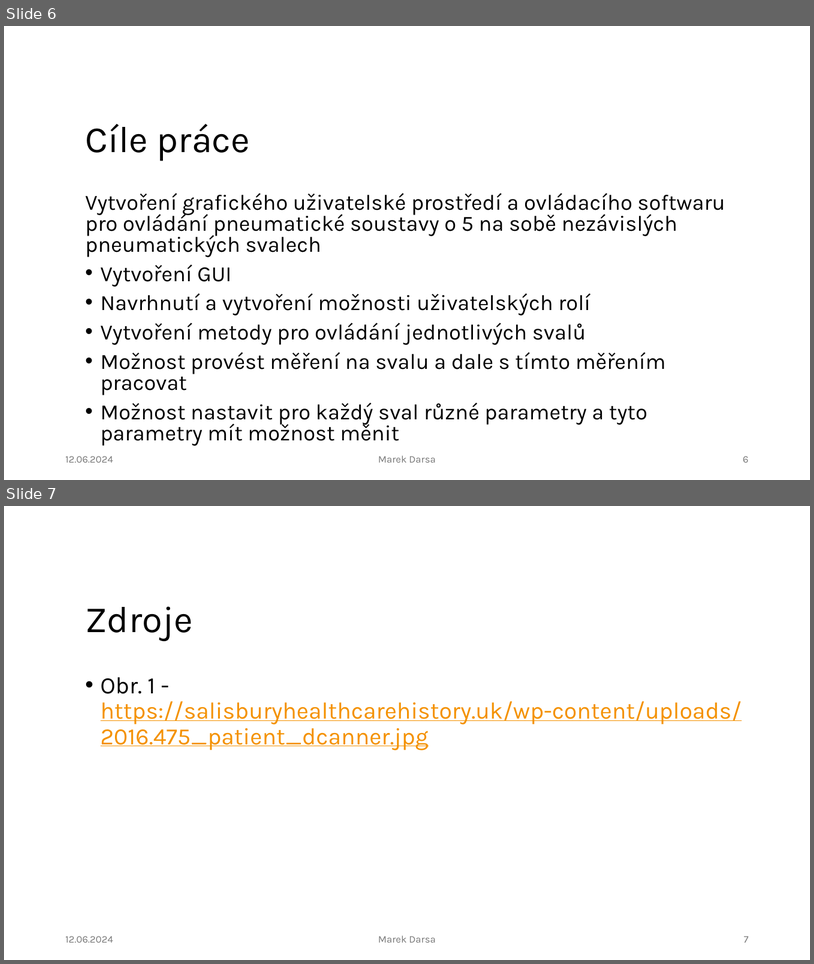
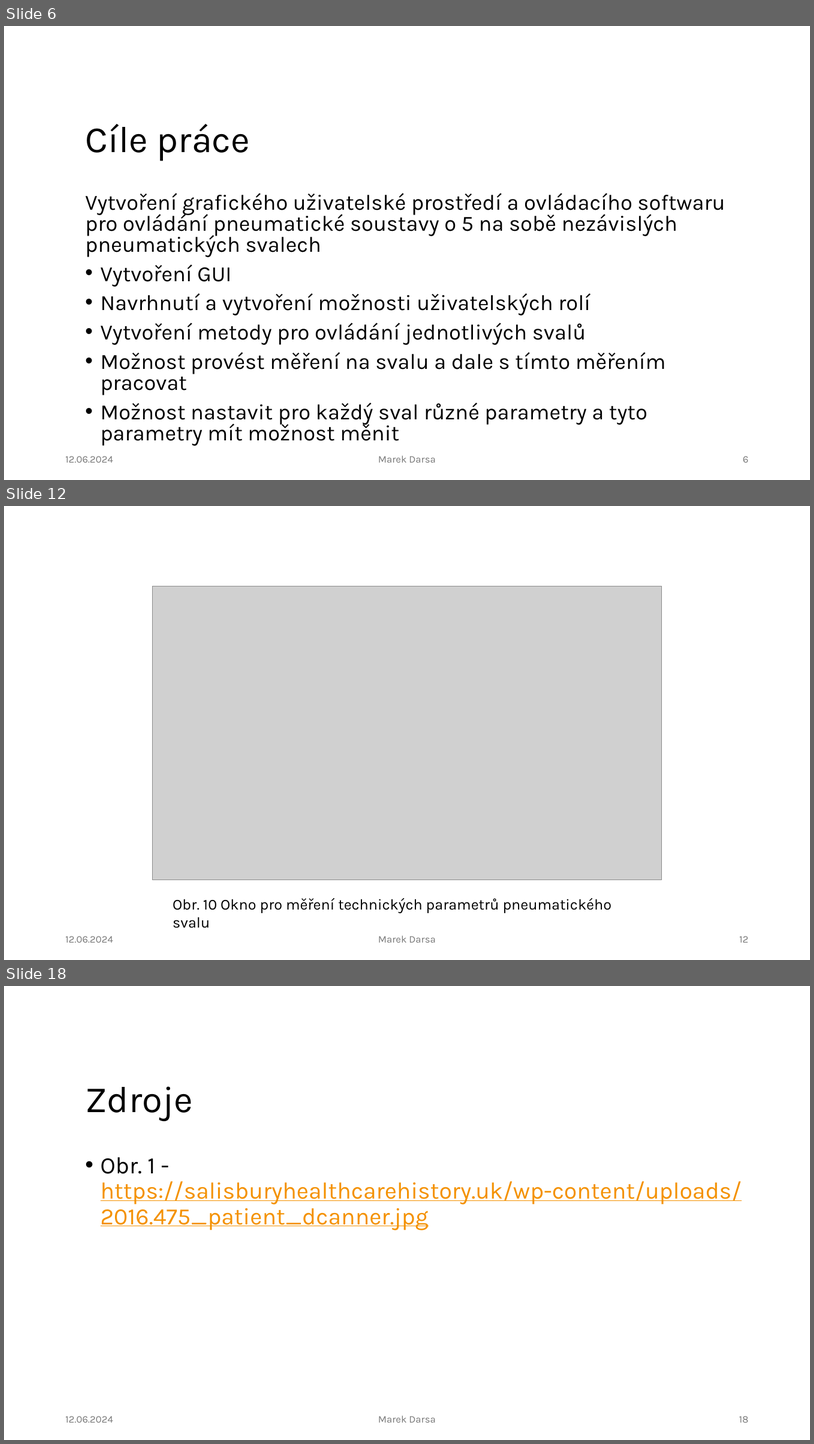
Before and after one commit to IronKnee22/Bakalarka, a slide deck: N_Obhajoba_darsamar.pptx. Shown one above the other, each under a label of ours: slides 6 and 7 before the commit, slides 6, 12 and 18 after it; the slides between them are not shown. The pictures are 814x964 and 814x1444 pixels, drawn with LibreOffice and Linux fonts; fonts in the diff are those of the drawing; grey boxes stand for pictures; background and template pictures are left out. Boxes give left, top, right and bottom in pixels: in the first picture for what was removed or moved away, otherwise in the second. Text is boxed around its words. In the diff, an @@ line names an element or a change of style, - is before the commit and + after.

```diff
--- a/N_Obhajoba_darsamar.pptx
+++ b/N_Obhajoba_darsamar.pptx
@@ slide 12 added at [4, 506, 810, 960], background #FFFFFF @@
@@ picture added at [153, 586, 662, 880] @@
@@ text added at [173, 898, 612, 928], 18 pt, text #000000 @@
+Obr. 10 Okno pro měření technických parametrů pneumatického svalu
@@ text added at [65, 936, 113, 942], 12 pt, text #797979 @@
+12.06.2024
@@ text added at [378, 935, 435, 942], 12 pt, text #797979 @@
+Marek Darsa
@@ page number added at [740, 936, 749, 942], 12 pt, text #797979 @@
+12
@@ what was slide 7 is now slide 18 @@
@@ page number at [740, 1416, 749, 1422]: text changed @@
-7
+18
```
Also in this commit, not shown: 10 other slides added, 5 other files.
